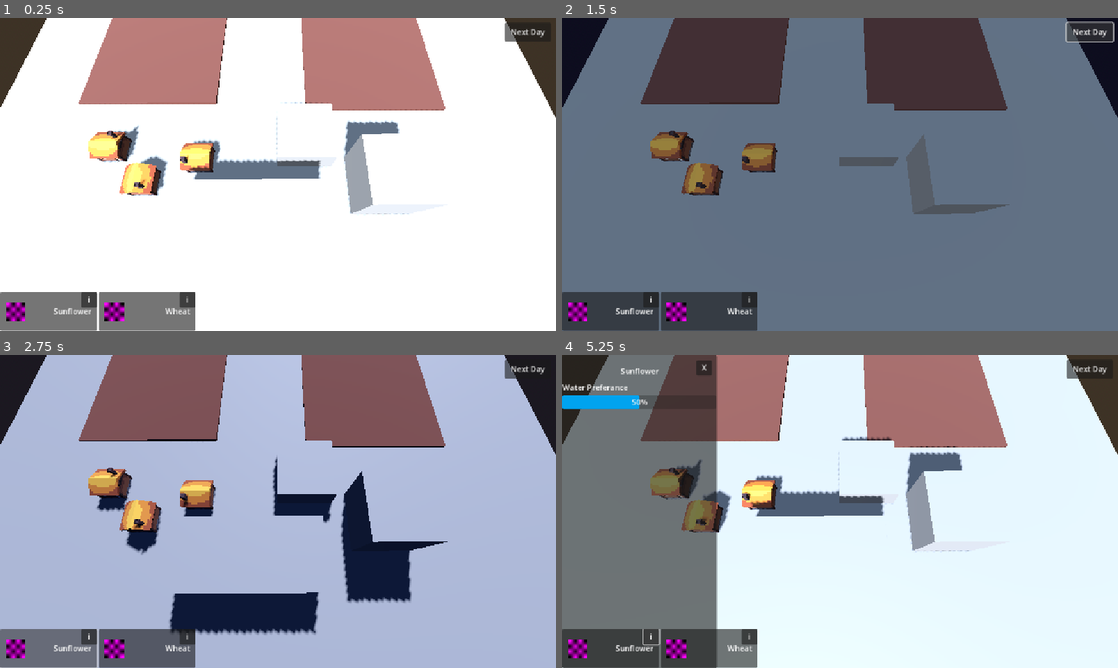
Above: before the commit, frames 1-4 (two rows, left to right).
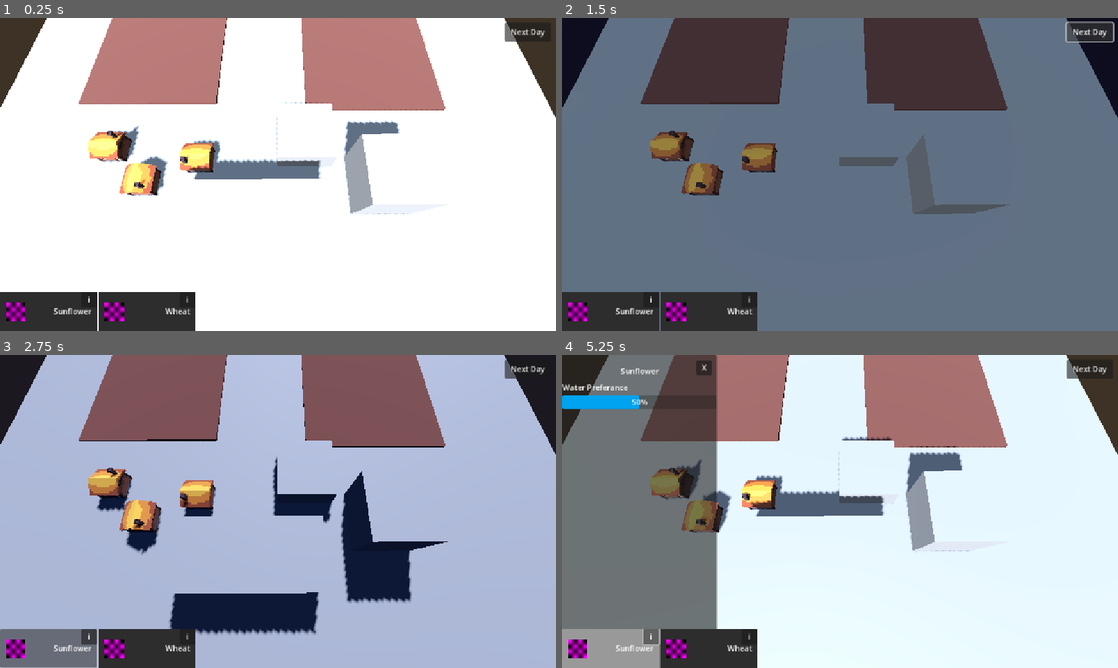
Above: after the commit, the same moments.

Repository: ToBinio/secrets-of-soil
Game: Godot game, scene res://scenes/main.tscn
The game is run twice, just before and just after one commit, with the same random seed, the same clock (stepped at 60 frames per second) and the same inputs.
Inputs:
- Up to frame 1 (0.25 s): no input
- Up to frame 2 (1.5 s): click "Next Day" at 0.5 s; click "Next Day" at 1.25 s
- Up to frame 3 (2.75 s): click "Sunflower" at 2 s
- Up to frame 4 (5.25 s): click "i" at 2.75 s; click "Wheat" at 3.5 s; click "Sunflower" at 4.25 s; click "i" at 5 s

The runs differ from the first frame. In frame 1, 3.9% of the frame differs, in the area x 0-36%, y 87-100%; in frame 2, 0.1%; in frame 3, 1.8%; in frame 4, 2.9%.

Commit message:
mark selected plant

Diff:
--- a/scenes/ui/plant_selection.tscn
+++ b/scenes/ui/plant_selection.tscn
@@ -1,12 +1,23 @@
-[gd_scene load_steps=3 format=3 uid="uid://drq48tovhsxqs"]
+[gd_scene load_steps=6 format=3 uid="uid://drq48tovhsxqs"]
 
 [ext_resource type="Script" uid="uid://ihbn2sth3yml" path="res://scripts/ui/plant_selection.gd" id="1_i7dau"]
+
+[sub_resource type="StyleBoxFlat" id="StyleBoxFlat_i7dau"]
+bg_color = Color(0.627228, 0.627228, 0.627227, 1)
+
+[sub_resource type="StyleBoxFlat" id="StyleBoxFlat_siwpg"]
+
+[sub_resource type="StyleBoxFlat" id="StyleBoxFlat_grkfj"]
+bg_color = Color(0.176419, 0.176419, 0.176419, 1)
 
 [sub_resource type="PlaceholderTexture2D" id="PlaceholderTexture2D_q1j3t"]
 
 [node name="Panel" type="Button"]
 custom_minimum_size = Vector2(200, 80)
+theme_override_styles/normal = SubResource("StyleBoxFlat_i7dau")
 script = ExtResource("1_i7dau")
+active_pannel_state = SubResource("StyleBoxFlat_siwpg")
+inactive_pannel_state = SubResource("StyleBoxFlat_grkfj")
 
 [node name="InfoButton" type="Button" parent="."]
 layout_mode = 1
--- a/scripts/ui/plant_selection.gd
+++ b/scripts/ui/plant_selection.gd
@@ -1,4 +1,7 @@
 extends Button
+
+@export var active_pannel_state: StyleBox
+@export var inactive_pannel_state: StyleBox
 
 var plant: PlantResource
 
@@ -7,9 +10,14 @@
 func _ready() -> void:
 	name_label.text = plant.name
 
+func _process(delta: float) -> void:
+	if(plant == Global.selected_plant):
+		add_theme_stylebox_override("normal", active_pannel_state)
+	else:
+		add_theme_stylebox_override("normal", inactive_pannel_state)
+
 func _on_pressed() -> void:
 	Global.selected_plant = plant
 
-
 func _on_info_button_pressed() -> void:
 	Global.show_plant(plant)
